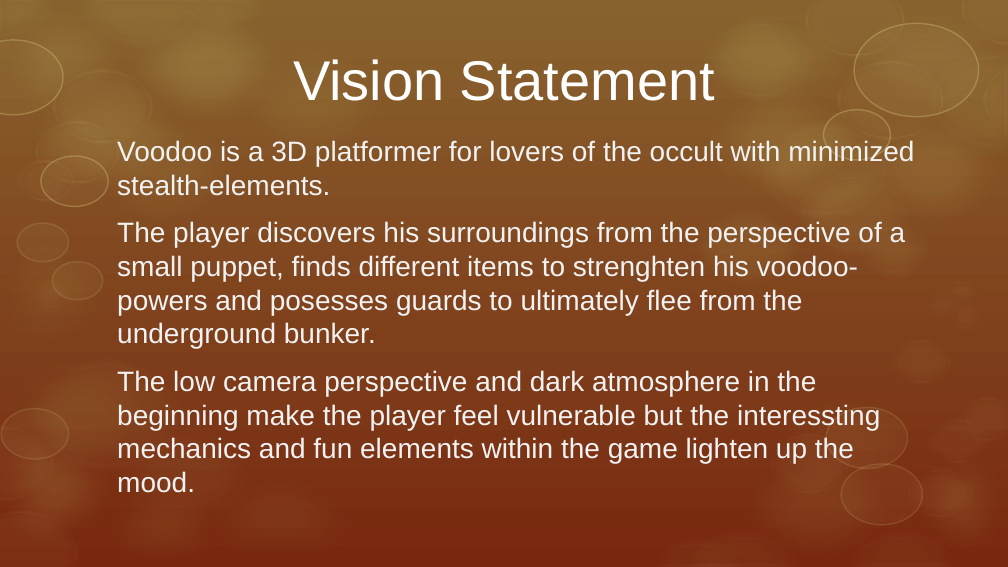
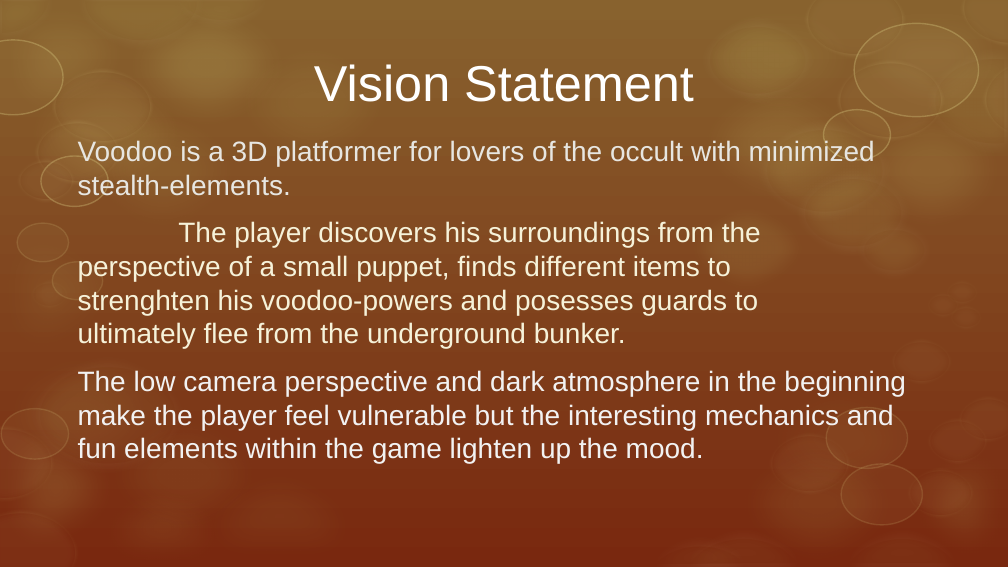
Before and after one commit to ArtjomProGrammer/Voodoo, a slide deck: slide 3 of _Organisation/Präsentation/Voodoo.pptx (slide 2 before the commit). Drawn at 1008x567 pixels with LibreOffice and Linux fonts; fonts in the diff are those of the drawing; background and template pictures are left out. Boxes give left, top, right and bottom in pixels: in the first picture for what was removed or moved away, otherwise in the second. Text is boxed around its words. In the diff, an @@ line names an element or a change of style, - is before the commit and + after.

Commit message:
Update

```diff
--- a/_Organisation/Präsentation/Voodoo.pptx
+++ b/_Organisation/Präsentation/Voodoo.pptx
@@ title "Vision Statement" at [314, 64, 694, 102]: size 40 to 36 pt @@
@@ subtitle "Voodoo is a 3D platformer ...": place and size @@
-subtitle "Voodoo is a 3D platformer ..." at [117, 140, 914, 493]
+subtitle "Voodoo is a 3D platformer ..." at [78, 140, 906, 463]
@@ subtitle at [78, 140, 875, 348]: text colour #F2F2F2 to #E7E6E1 in "Voodoo is a 3D platformer for lovers ..."; text colour #F2F2F2 to #F6F2D9 in "The player discovers his surroundings from the ..." @@
@@ subtitle at [78, 370, 906, 463]: text changed @@
-The low camera perspective and dark atmosphere in the beginning make the player feel vulnerable but the interessting mechanics and fun elements within the game lighten up the mood.
+The low camera perspective and dark atmosphere in the beginning make the player feel vulnerable but the interesting mechanics and fun elements within the game lighten up the mood.
```
Also in this commit, not shown: 7 other slides changed, 1 slide added.
